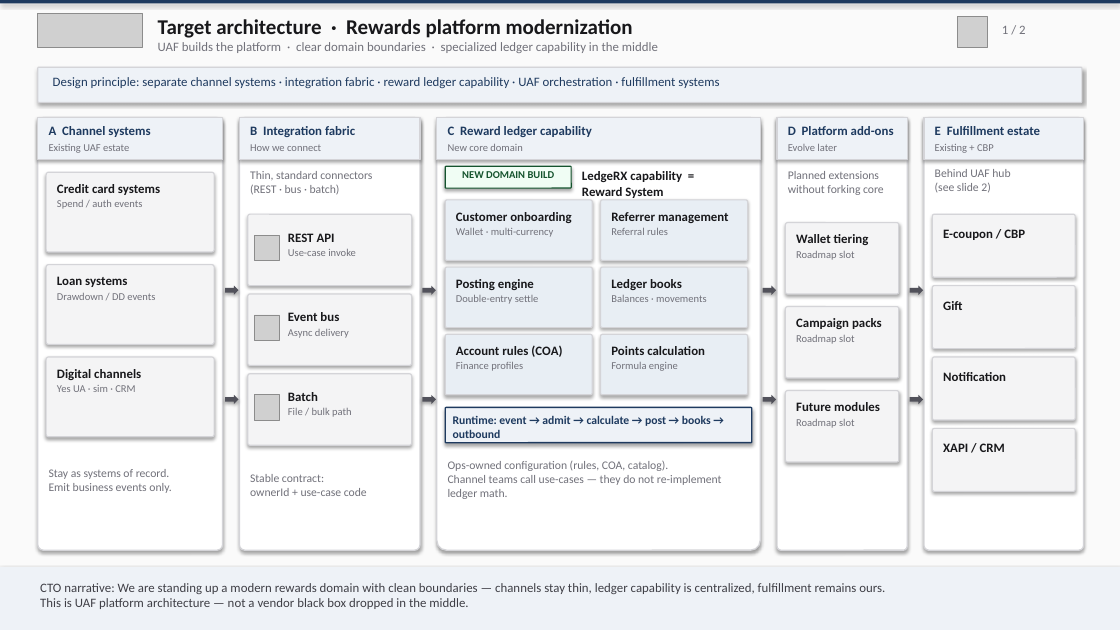
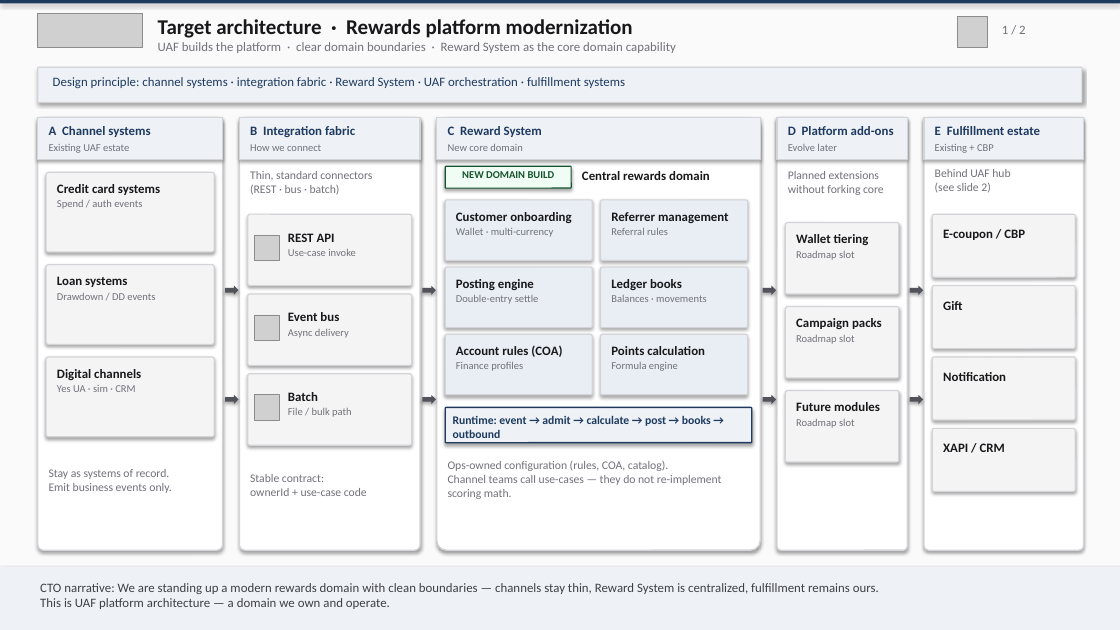
Before and after one commit to yky32/ledger-engine, a slide deck: slide 1 of docs/decks/LedgeRX-System-Architecture-CTO-Systems.pptx. Drawn at 1120x630 pixels with LibreOffice and Linux fonts; fonts in the diff are those of the drawing; grey boxes stand for pictures. Boxes give left, top, right and bottom in pixels: in the first picture for what was removed or moved away, otherwise in the second. Text is boxed around its words. In the diff, an @@ line names an element or a change of style, - is before the commit and + after.

Commit message:
docs(decks): strip LedgeRX brand — UAF Reward System target architecture only

```diff
--- a/docs/decks/LedgeRX-System-Architecture-CTO-Systems.pptx
+++ b/docs/decks/LedgeRX-System-Architecture-CTO-Systems.pptx
@@ text at box(158, 42, 676, 53): text changed @@
-UAF builds the platform · clear domain boundaries · specialized ledger capability in the middle
+UAF builds the platform · clear domain boundaries · Reward System as the core domain capability
@@ text at box(53, 77, 625, 88): text changed @@
-Design principle: separate channel systems · integration fabric · reward ledger capability · UAF orchestration · fulfillment systems
+Design principle: channel systems · integration fabric · Reward System · UAF orchestration · fulfillment systems
@@ text at box(448, 126, 542, 137): text changed @@
-C Reward ledger capability
+C Reward System
@@ text at box(582, 171, 710, 180): text changed @@
-LedgeRX capability = Reward System
+Central rewards domain
@@ text at box(448, 461, 722, 499): text changed @@
-Ops-owned configuration (rules, COA, catalog).
-Channel teams call use-cases — they do not re-implement ledger math.
+Ops-owned configuration (rules, COA, catalog).
+Channel teams call use-cases — they do not re-implement scoring math.
@@ text at box(40, 583, 879, 609): text changed @@
-CTO narrative: We are standing up a modern rewards domain with clean boundaries — channels stay thin, ledger capability is centralized, fulfillment remains ours.
-This is UAF platform architecture — not a vendor black box dropped in the middle.
+CTO narrative: We are standing up a modern rewards domain with clean boundaries — channels stay thin, Reward System is centralized, fulfillment remains ours.
+This is UAF platform architecture — a domain we own and operate.
```
Also in this commit, not shown: 1 other slide changed, 1 other file.
